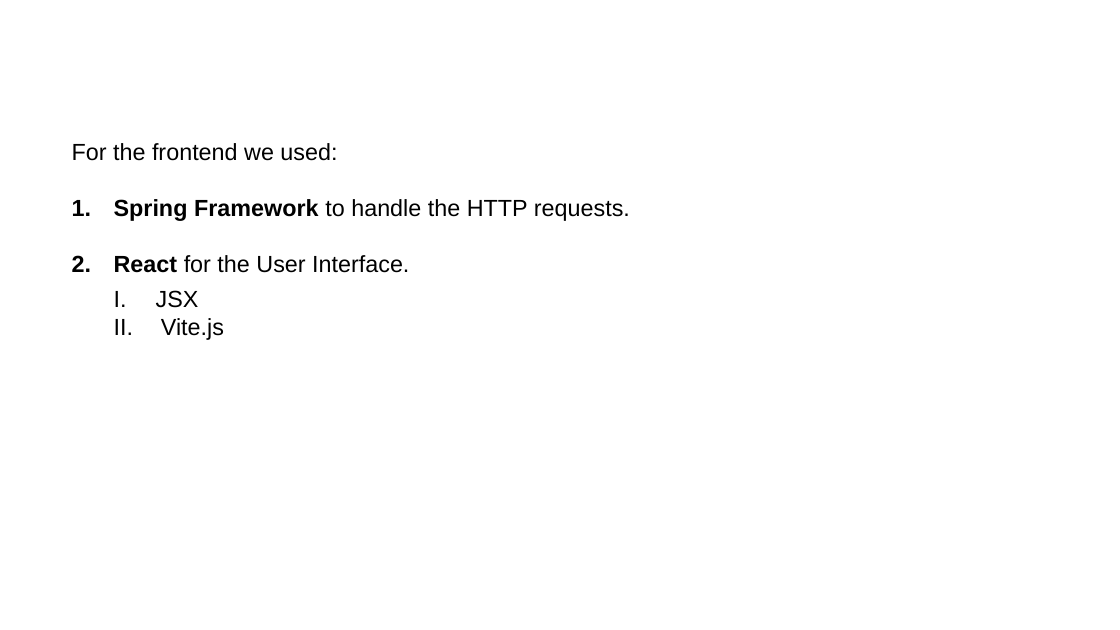
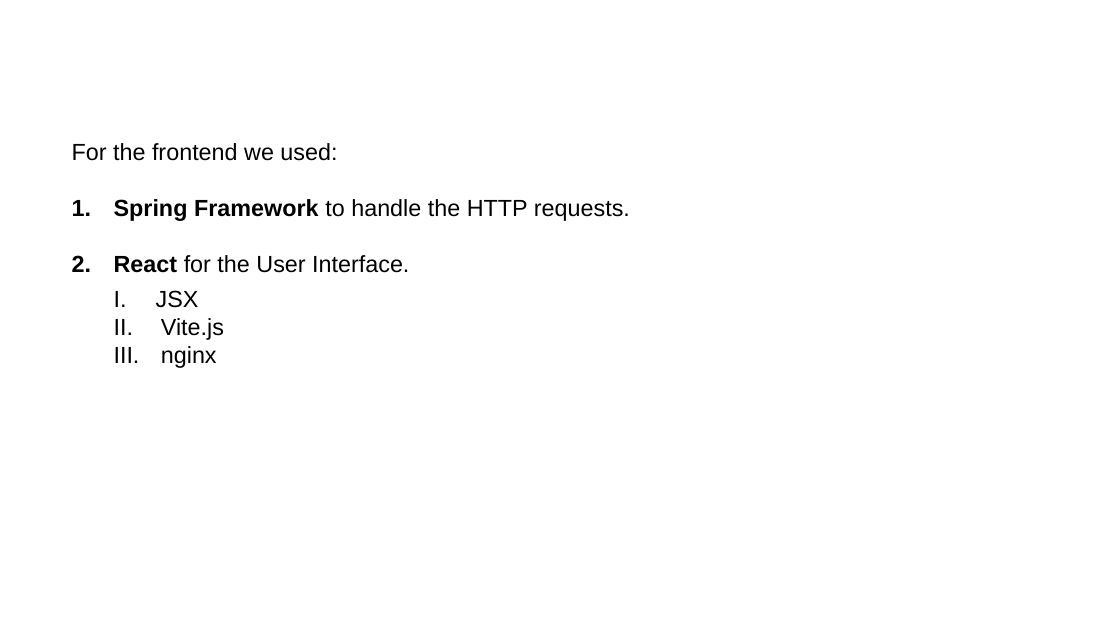
Before and after one commit to peetceenatoo/software-lifecycle, a slide deck: slide 13 of Slides/Slides.pptx (slide 16 before the commit). Drawn at 1120x630 pixels with LibreOffice and Linux fonts; fonts in the diff are those of the drawing; background and template pictures are left out. Boxes give left, top, right and bottom in pixels: in the first picture for what was removed or moved away, otherwise in the second. Text is boxed around its words. In the diff, an @@ line names an element or a change of style, - is before the commit and + after.

```diff
--- a/Slides/Slides.pptx
+++ b/Slides/Slides.pptx
@@ text at [161,346,217,368]: paragraph added @@
+  III. nginx
```
Also in this commit, not shown: 4 other slides changed, 1 slide added, 4 slides removed.
